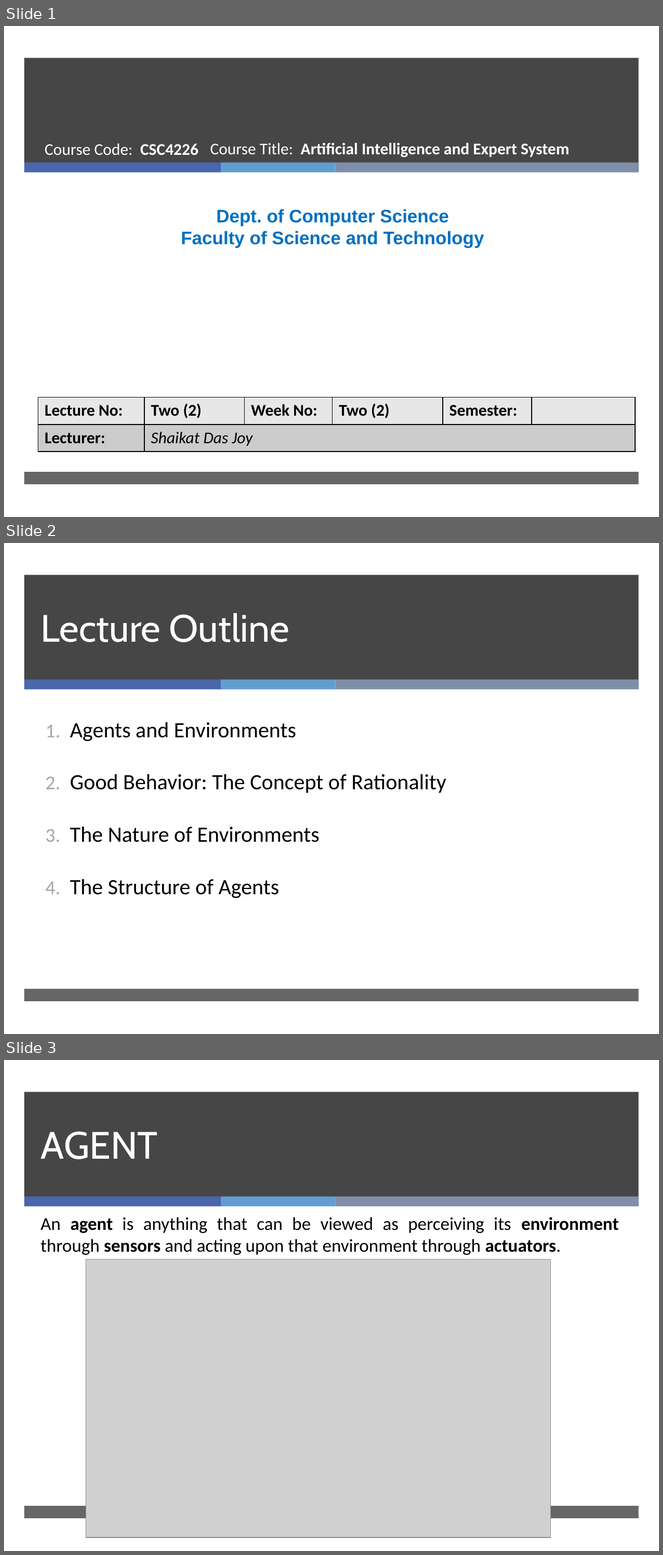
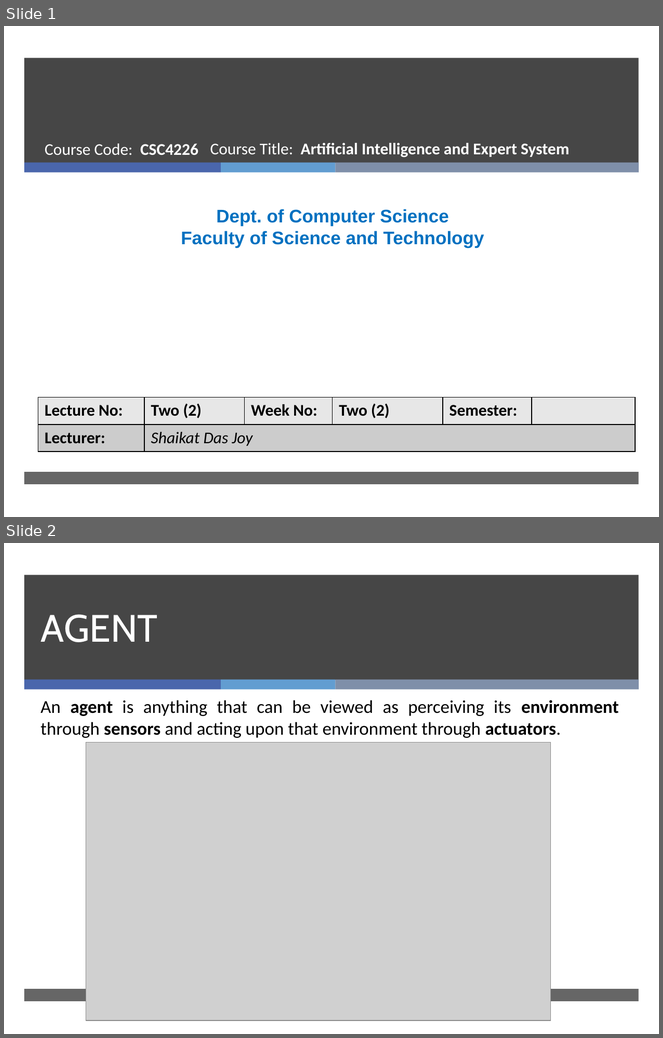
Before and after one commit to UTSAMAZUMDAR/utsa, a slide deck: AI-Lecture-02[Intelligent Agent].pptx. Shown one above the other, each under a label of ours: slides 1, 2 and 3 before the commit, slides 1 and 2 after it. The pictures are 663x1555 and 663x1038 pixels, drawn with LibreOffice and Linux fonts; fonts in the diff are those of the drawing; grey boxes stand for pictures; background and template pictures are left out. Boxes give left, top, right and bottom in pixels: in the first picture for what was removed or moved away, otherwise in the second. Text is boxed around its words. In the diff, an @@ line names an element or a change of style, - is before the commit and + after.

```diff
--- a/AI-Lecture-02[Intelligent Agent].pptx
+++ b/AI-Lecture-02[Intelligent Agent].pptx
@@ slide 2 removed at box(4, 543, 659, 1034), background #FFFFFF; not listed: 5 template elements that a slide beside it also shows @@
@@ title removed at box(41, 613, 289, 642) @@
-Lecture Outline
@@ subtitle removed at box(70, 722, 446, 899) @@
-1. Agents and Environments
-2. Good Behavior: The Concept of Rationality
-3. The Nature of Environments
-4. The Structure of Agents
@@ what was slide 3 is now slide 2 @@
```
Also in this commit, not shown: 2 other files.
